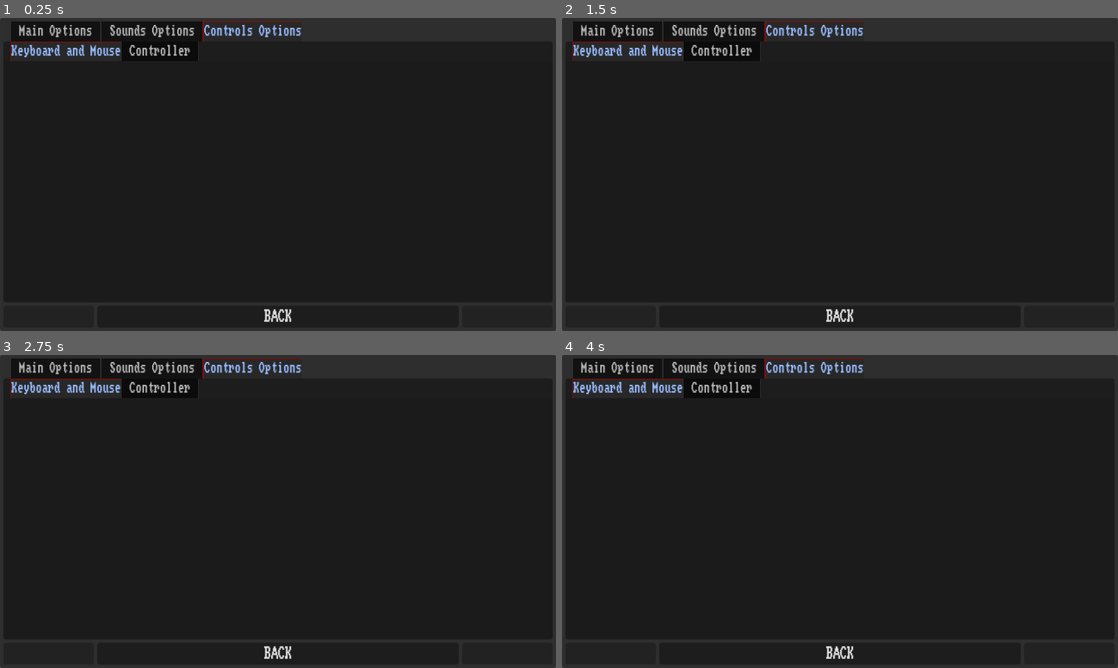
Above: before the commit, frames 1-4 (two rows, left to right).
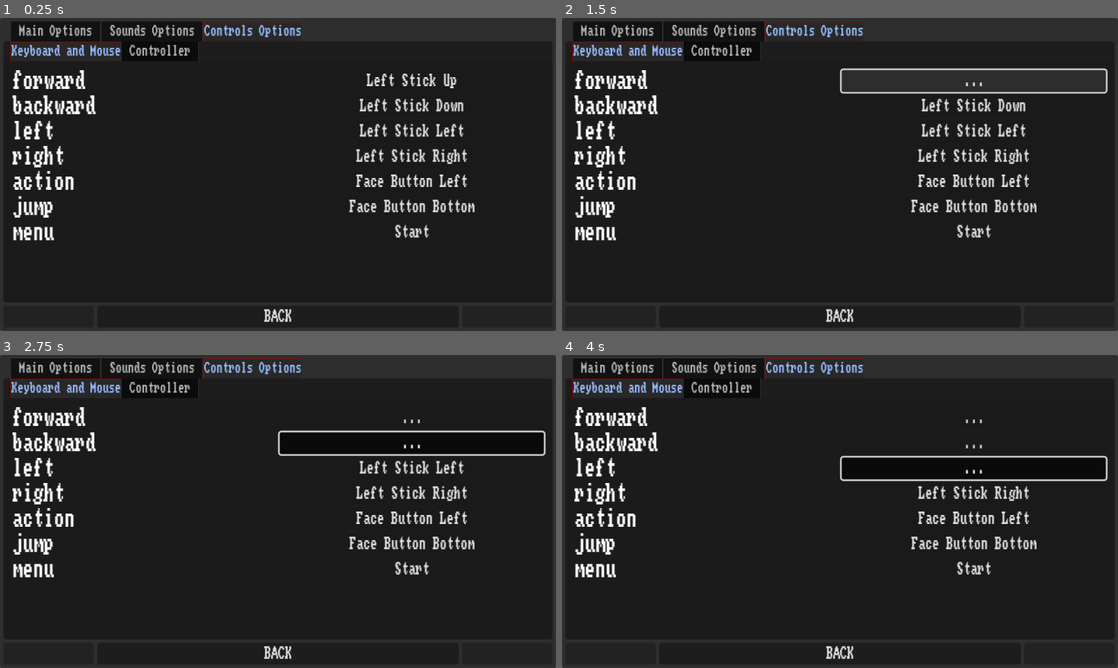
Above: after the commit, the same moments.

Repository: PlayDieRepeat/gmtk_2024
Game: Godot game, scene res://scenes/menus/options_menu.tscn
Two runs of this game, one before a commit and one after it. Both use one fixed random seed, a clock stepped at 60 frames per second and the inputs below. This scene is started directly instead of the project's main scene. Sound files missing from this copy of the repository are replaced by a short silence.
Inputs (mouse positions are in pixels of both pictures, inside the frame that each line leads up to):
- Up to frame 1 (0.25 s): no input
- Up to frame 2 (1.5 s): click (973, 80) at 0.5 s, where only the run after the commit has a clickable "Left Stick Up"; click (973, 80) at 1.25 s, where only the run after the commit has a clickable "..."
- Up to frame 3 (2.75 s): click (411, 442) at 2 s, where only the run after the commit has a clickable "Left Stick Down"
- Up to frame 4 (4 s): click (973, 442) at 2.75 s, where only the run after the commit has a clickable "..."; click (973, 467) at 3.5 s, where only the run after the commit has a clickable "Left Stick Left"

The runs differ from the first frame. In frame 1, 4.8% of the frame differs, in the area x 2-86%, y 16-72%; in frame 2, 5.3%, in the area x 2-99%, y 16-72%; in frame 3, 4.9%; in frame 4, 4.5%.
Error before the commit: Parse Error: Value of type "Dictionary" cannot be assigned to a variable of type "Array". (res://scripts/menus/options_menu.gd:13)
Error after the commit: Assertion failed: There was a problem trying to make a directory!! (res://scripts/_autoloads/elephant.gd:53)

Commit message:
It compiles and runs, may be a little buggy
Updated the entire remapping system for more robustness and auto-detection of gamepad vs KnM controls. Set a mostly finalized input type/input event checker. Code should be less brittle, maybe a little overengineered. Still need to test more for bugs, but its working!

Diff:
--- a/scripts/_autoloads/braniac.gd
+++ b/scripts/_autoloads/braniac.gd
@@ -18,11 +18,11 @@
 var input_actions: Array[StringName]
 var input_action_knm_events := {}
 var input_action_gp_events := {}
-var remap_info = []
+var remap_waiting_info = []
 var controller_deadzone := 0.2
 
 signal game_state_has_changed(p_state: String)
-signal input_event_has_changed(p_action: StringName, p_event: Array)
+signal input_event_has_changed(p_event_context: Array)
 
 var gamepads: Array[int]= []
 var gamepad_info: Array[Dictionary]= []
@@ -62,17 +62,17 @@
 ## where the string is a translated version of the InputEvent.as_text() output
 func _write_action_event_dicts(p_actions_arr: Array[StringName]) -> void:
 	for action in p_actions_arr:
-		var translated_event: Array
+		var translated_event_arr: Array
 		var _events: Array[InputEvent] = InputMap.action_get_events(action)
 		for _event in _events:
-			translated_event = _translate_input_event(_event)
-			if translated_event.is_empty():
+			translated_event_arr = _translate_input_event(_event)
+			if translated_event_arr.is_empty():
 				printerr("Input translation FAILED!!")
 			else:
-				if translated_event[1] == true:
-					input_action_knm_events[action] = translated_event
-				else:
-					input_action_gp_events[action] = translated_event
+				if translated_event_arr[1] == true:
+					input_action_knm_events[action] = translated_event_arr
+				else:
+					input_action_gp_events[action] = translated_event_arr
 
 ## Translator algo takes an InputEvent and returns a player-facing string to
 ## represent the InputEvent
@@ -200,7 +200,7 @@
 func _unhandled_input(event: InputEvent) -> void:
 	var str_event = event.get_class()
 	if waiting_on_keypress_to_remap == true:
-		if remap_info[2] == true: # is a gamepad
+		if remap_waiting_info[2] == true: # is a gamepad
 			match str_event:
 				"InputEventJoypadMotion":
 					if abs(event.get_axis_value()) >= controller_deadzone:
@@ -255,17 +255,11 @@
 	mouse_relative_change = p_event.relative
 	mouse_position = p_event.global_position
 
-# Game controller left joystick x-axis.
-#JOY_AXIS_LEFT_Y = 1
-#Game controller left joystick y-axis.
-#JOY_AXIS_RIGHT_X = 2
-#Game controller right joystick x-axis.
-#JOY_AXIS_RIGHT_Y = 3
-#Game controller right joystick y-axis.
 #JOY_AXIS_TRIGGER_LEFT = 4
 #Game controller left trigger axis.
 #JOY_AXIS_TRIGGER_RIGHT = 5
 #Game controller right trigger axis.
+# TODO: implement triggers here?? do we care?
 func _process_joypad_motion(p_event: InputEvent) -> void:
 	if abs(p_event.get_axis_value()) >= controller_deadzone:
 		match p_event.axis:
@@ -286,7 +280,7 @@
 
 ### takes the unhandled input event and adds it to the InputMap
 ### needs to know what action to add it to
-### TODO: change where action comes from, away from remap_info
+### TODO: change where action comes from, away from remap_waiting_info
 ### then the action event dictionaries are updated with the new mapping
 ### then the caught input is translated into a generic, ui and user_facing
 ### string that gets signal broadcasted (and caught by the options menu)
@@ -294,16 +288,31 @@
 ### and the process for unhandled input is set to false ... I wonder if we need that?
 ### TODO: look into the need for set_process_unhandled_input's use
 func _update_event_and_notify(p_event: InputEvent) -> void:
-	InputMap.action_add_event(remap_info[0], p_event)
-	_write_action_event_dicts(input_actions)
-	var _tranlated_event: Array
-	_tranlated_event = _translate_input_event(p_event)
-	# signal input_event_has_changed(p_action: StringName, p_event: InputEvent)
-	input_event_has_changed.emit(remap_info[0], _tranlated_event)
-	Elephant.log_event("Action Event Updated: " + remap_info[0] + _tranlated_event[0])
+	if InputMap.action_has_event(remap_waiting_info[0], remap_waiting_info[3]): # input same as saved info
+		input_event_has_changed.emit(remap_waiting_info[1]) # send same info back
+	else:
+		InputMap.action_erase_event(remap_waiting_info[0], remap_waiting_info[3])
+		InputMap.action_add_event(remap_waiting_info[0], p_event)
+		var _tranlated_event: String = _update_action_mapping(remap_waiting_info, p_event)
+		# signal input_event_has_changed(p_action: StringName, p_event: InputEvent)
+		input_event_has_changed.emit(_tranlated_event)
+		Elephant.log_event("Action Event Updated: " + remap_waiting_info[0] + _tranlated_event)
 	waiting_on_keypress_to_remap = false
 	set_process_unhandled_input(false)
 	#get_tree().get_root().set_input_as_handled()
+
+	#remap_waiting_info = [p_action, p_translated_text, p_is_gamepad, _event]
+
+func _update_action_mapping(p_remap_context: Array, p_event: InputEvent) -> String:
+	var _translation_arr: Array = _translate_input_event(p_event)
+	if _translation_arr[1] == true: #gamepad
+		if input_action_gp_events.erase(p_remap_context[0]):
+			input_action_gp_events[p_remap_context[0]] = _translation_arr
+	else: # knm
+		if input_action_knm_events.erase(p_remap_context[0]):
+			input_action_knm_events[p_remap_context[0]] = _translation_arr
+
+	return _translation_arr[0]
 
 func set_menu_state() -> void:
 	state_machine.change_state("Menu")
@@ -349,30 +358,36 @@
 func unpause_game() -> void:
 	Scenester.unpause_scene()
 
-func set_change_action_event(p_action: StringName, p_is_gamepad: bool) -> void:
-	var _event: InputEvent = get_event_from_action(p_is_gamepad)
-	InputMap.action_erase_event(p_action, _event)
-	remap_info = [p_action, _event, p_is_gamepad]
+
+func set_change_action_event(p_action: StringName, p_translated_text: String, p_is_gamepad: bool) -> void:
+	var _event: InputEvent = get_event_from_action(p_action, p_is_gamepad)
+	remap_waiting_info = [p_action, p_translated_text, p_is_gamepad, _event]
 	waiting_on_keypress_to_remap = true
 	set_process_unhandled_input(true)
 
-func get_event_from_action(p_is_gamepad: bool) -> InputEvent:
+func get_event_from_action(p_action: StringName, p_is_gamepad: bool) -> InputEvent:
 	var _event: InputEvent
 	if p_is_gamepad:
-		pass
+		_event = input_action_gp_events[p_action][2]
 	else:
-		pass
+		_event = input_action_knm_events[p_action][2]
 
 	return _event
 
 func _set_input_action_mapping_to_default() -> void:
 	InputMap.load_from_project_settings()
 
-func get_knm_actions_and_events() -> Dictionary:
-	return input_action_knm_events
-
-func get_gp_actions_and_events() -> Dictionary:
-	return input_action_gp_events
+func get_knm_actions_and_events() -> Array:
+	var _arr: Array
+	for _key in input_action_knm_events:
+		_arr.append([_key, input_action_knm_events[_key][0], input_action_knm_events[_key][1]])
+	return _arr
+
+func get_gp_actions_and_events() -> Array:
+	var _arr: Array
+	for _key in input_action_gp_events:
+		_arr.append([_key, input_action_gp_events[_key][0], input_action_gp_events[_key][1]])
+	return _arr
 
 func register_for_action(p_action_string: StringName, p_callable: Callable):
 	for _signal in input_actions:
--- a/scripts/menus/options_menu.gd
+++ b/scripts/menus/options_menu.gd
@@ -10,7 +10,7 @@
 func _ready() -> void:
 	assert(button_packed_scene != null, "Button Packed Scene Not Set!")
 	Brainiac.input_event_has_changed.connect(_on_input_event_updated)
-	key_and_mouse_action_list = Brainiac.get_knm_actions_and_events()
+	key_and_mouse_action_list = Brainiac.get_knm_actions_and_events() #[action, ui_event_string, is_gamepad_event]
 	gamepad_action_list = Brainiac.get_gp_actions_and_events()
 	_set_all_control_buttons()
 
@@ -19,38 +19,35 @@
 	## for both key/mouse and gamepads; setup labels or buttons with the correct
 	## strings and any configs. The event list for each dict has this struct:
 	## [translated_text: String, original_input_event: InputEvent]
-	for _action in key_and_mouse_action_list:
+	for _list in key_and_mouse_action_list:
 		var _knm_label := RichTextLabel.new()
-		_knm_label.text = _action
+		_knm_label.text = _list[0]
 		_knm_label.fit_content = true
 		%ControlsKnMLabels.add_child(_knm_label)
 		_knm_label.set_owner(self)
 		var _knm_button: Button = button_packed_scene.instantiate()
 		%ControlsKnMButtons.add_child(_knm_button)
 		_knm_button.set_owner(self)
-		var _knm_event: Array = actions_and_knm_events_dict[_action]
-		_knm_button.initialize_button(_action, _knm_event)
+		_knm_button.initialize_button(_list)
 
-	for _action in gamepad_action_list:
+	for _list in gamepad_action_list:
 		var _gp_label := RichTextLabel.new()
-		_gp_label.text = _action
+		_gp_label.text = _list[0]
 		_gp_label.fit_content = true
 		%ControlsGPLabels.add_child(_gp_label)
 		_gp_label.set_owner(self)
 		var _gp_button: Button = button_packed_scene.instantiate()
 		%ControlsGPButtons.add_child(_gp_button)
 		_gp_button.set_owner(self)
-		var _gp_event: Array = actions_and_gp_events_dict[_action]
-		_gp_button.initialize_button(_action, _gp_event)
+		_gp_button.initialize_button(_list)
 
-func set_request_new_mapping(p_btn: Button, p_action: StringName, p_is_gamepad: bool):
+func set_request_new_mapping(p_btn: Button, p_action: StringName, p_translated: String, p_is_gamepad: bool):
 	button_waiting_input = p_btn
-	Brainiac.set_change_action_event(p_action, p_is_gamepad)
+	Brainiac.set_change_action_event(p_action, p_translated, p_is_gamepad)
 
-
-func _on_input_event_updated(p_action: StringName, p_event: Array):
+func _on_input_event_updated(p_translated_event: String):
 	if button_waiting_input != null:
-		button_waiting_input.update_event(p_event)
+		button_waiting_input.update_text(p_translated_event)
 
 func _on_back_button_pressed() -> void:
 	emit_signal("back_to_start_from_options")
--- a/scripts/menus/remap_input_button.gd
+++ b/scripts/menus/remap_input_button.gd
@@ -2,17 +2,18 @@
 
 var action: StringName
 var event: InputEvent
+var is_gamepad_event: bool
 
-func initialize_button(p_action: StringName, p_event: Array) -> void:
-	action = p_action
-	update_event(p_event)
+func initialize_button(p_info: Array) -> void:
+	action = p_info[0]
+	update_text(p_info[1])
+	is_gamepad_event = p_info[2]
 
-func update_event(p_event: Array) -> void:
-	text = p_event[0]
-	event = p_event[1]
+func update_text(p_text: String) -> void:
+	text = p_text
 	button_pressed = false
 
 func _on_toggled(p_toggled_on: bool) -> void:
 	if p_toggled_on == true:
-		get_owner().set_request_new_mapping(self, action, event)
+		get_owner().set_request_new_mapping(self, action, text, is_gamepad_event)
 		text = "..."
